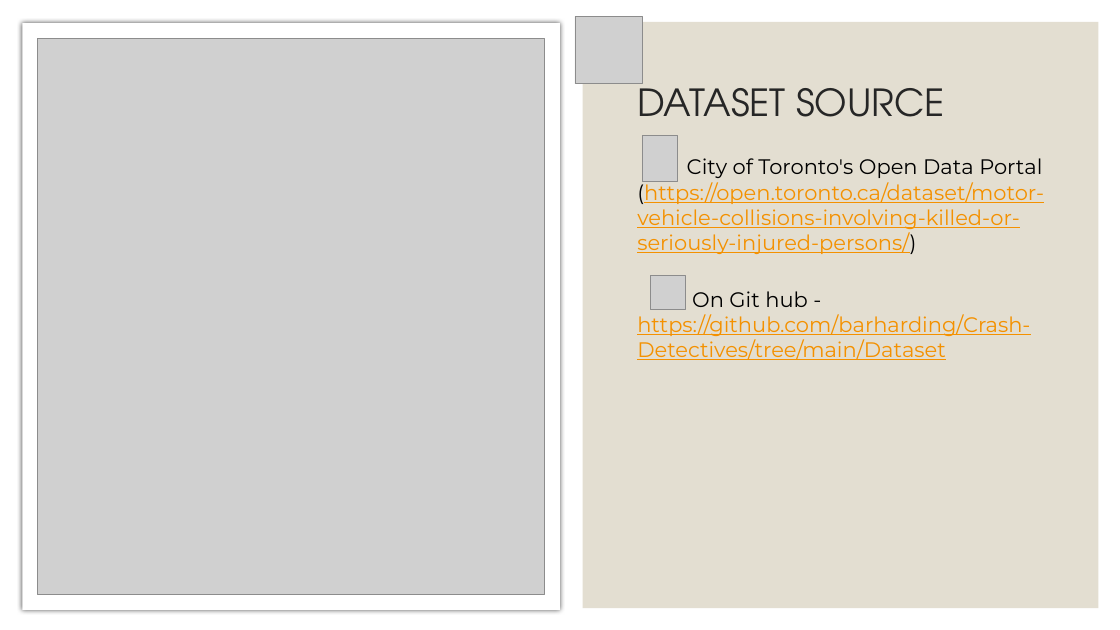
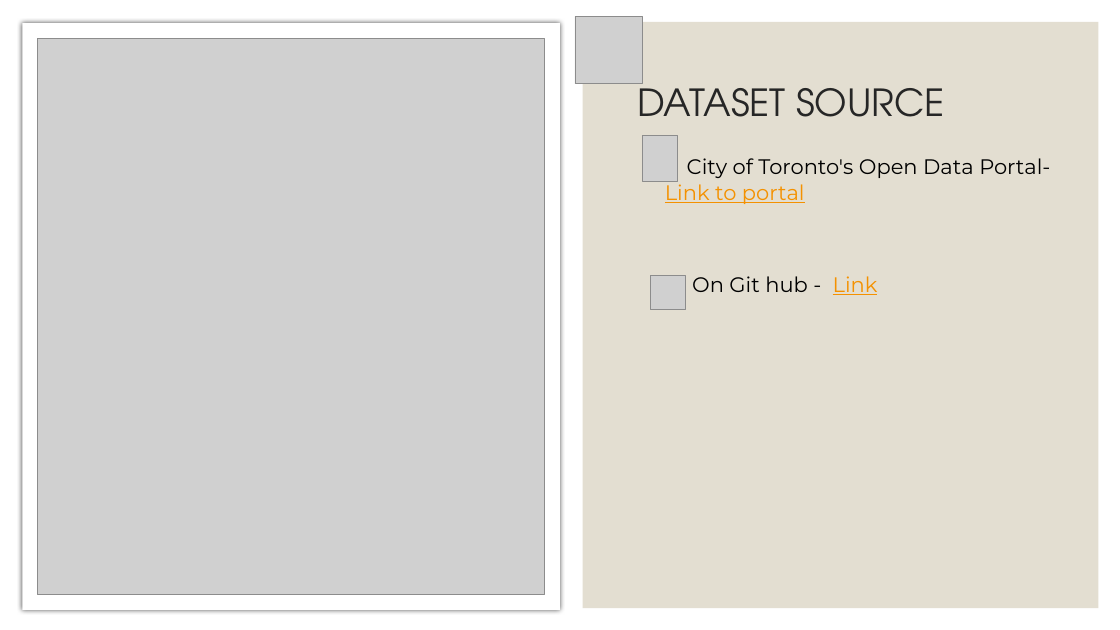
Before and after one commit to barharding/Crash-Detectives, a slide deck: slide 3 of Crash_Dectectives.pptx. Drawn at 1120x630 pixels with LibreOffice and Linux fonts; fonts in the diff are those of the drawing; grey boxes stand for pictures. Boxes give left, top, right and bottom in pixels: in the first picture for what was removed or moved away, otherwise in the second. Text is boxed around its words. In the diff, an @@ line names an element or a change of style, - is before the commit and + after.

Commit message:
Updated ppt with details of data and tech used

```diff
--- a/Crash_Dectectives.pptx
+++ b/Crash_Dectectives.pptx
@@ text at bbox=[665, 158, 1050, 295]: text changed; text colour #F49100 to #000000 @@
-City of Toronto's Open Data Portal (https://open.toronto.ca/dataset/motor-vehicle-collisions-involving-killed-or-seriously-injured-persons/)
-On Git hub - https://github.com/barharding/Crash-Detectives/tree/main/Dataset
+City of Toronto's Open Data Portal- Link to portal
+On Git hub - Link
```
Also in this commit, not shown: 4 other slides changed, 4 slides added, 1 slide removed.
